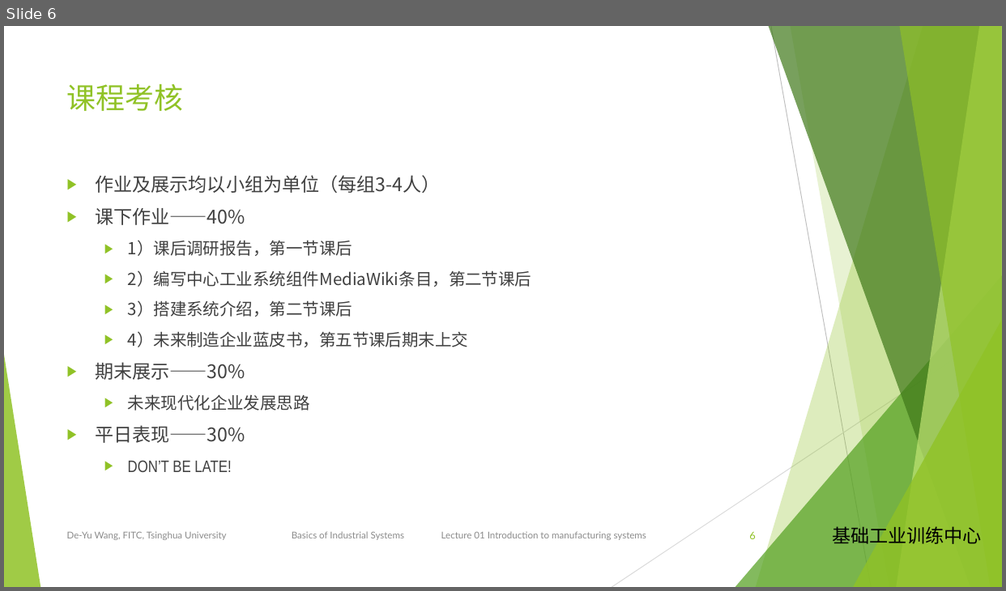
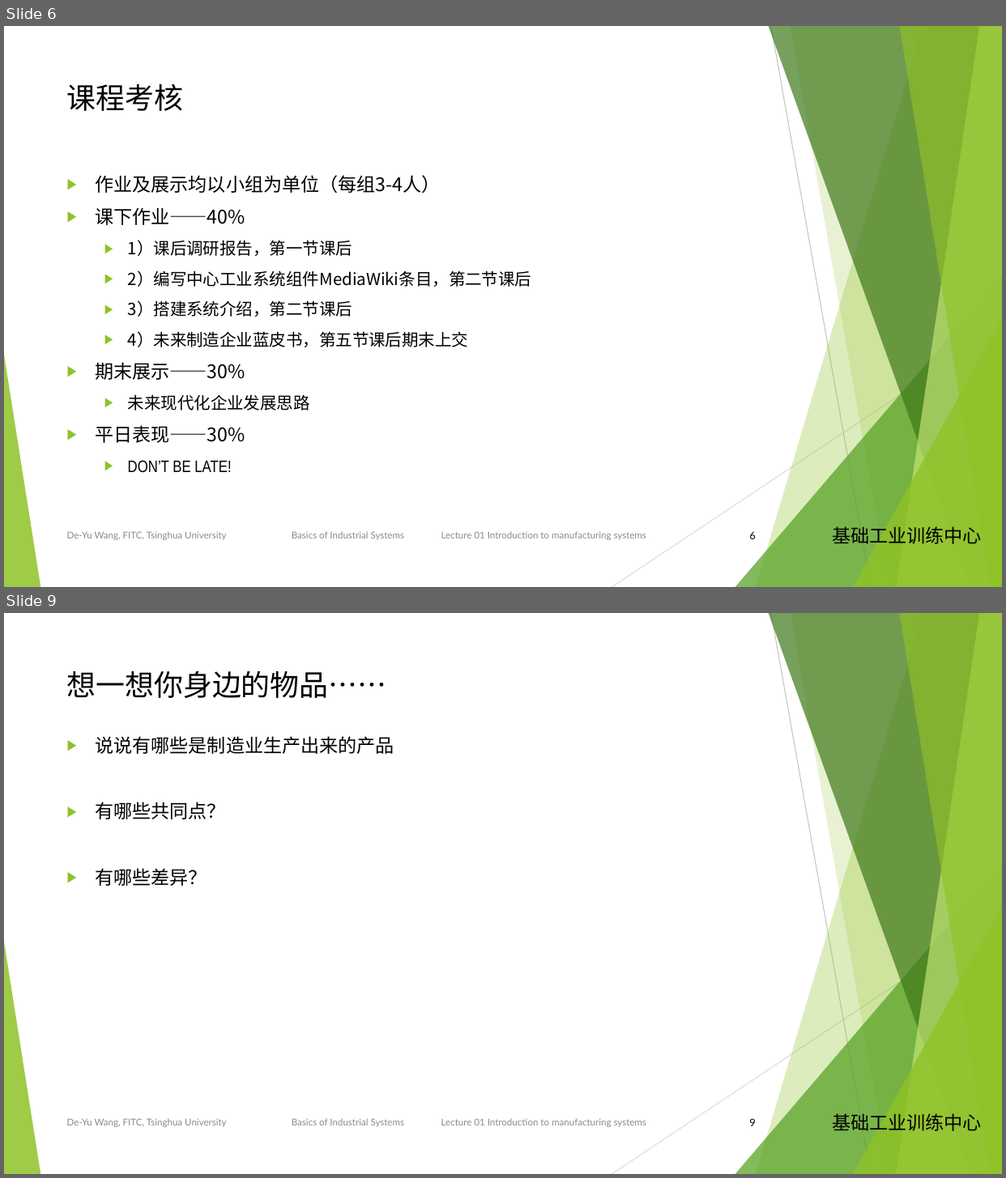
Before and after one commit to woodyme/i.center_my_workzone, a slide deck: 工业系统概论/课程方案/工业系统沙盘01-制造系统导言.pptx. Shown one above the other, each under a label of ours: slide 6 before the commit, slides 6 and 9 after it; the slides between them are not shown. The pictures are 1006x591 and 1006x1178 pixels, drawn with LibreOffice and Linux fonts; fonts in the diff are those of the drawing; background and template pictures are left out. Boxes give left, top, right and bottom in pixels: in the first picture for what was removed or moved away, otherwise in the second. Text is boxed around its words. In the diff, an @@ line names an element or a change of style, - is before the commit and + after.

Commit message:
update 工业系统沙盘 案例简介 及 01制造系统导言

```diff
--- a/工业系统概论/课程方案/工业系统沙盘01-制造系统导言.pptx
+++ b/工业系统概论/课程方案/工业系统沙盘01-制造系统导言.pptx
@@ slide 9 added at (4,613,1002,1174), background #F0FFC8; not listed: 12 template elements that a slide beside it also shows @@
@@ title added at (67,671,387,698), 28 pt, text #000000 @@
+想一想你身边的物品……
@@ text added at (95,736,394,886), 18 pt, text #000000 @@
+▶ 说说有哪些是制造业生产出来的产品
+▶ 有哪些共同点？
+▶ 有哪些差异？
@@ page number added at (749,1118,755,1127), 10 pt, text #000000 @@
+9
@@ slide 6 changed as well @@
@@ background #FFFFFF to #F0FFC8 @@
@@ title "课程考核" at (67,84,184,111): text colour #90C226 to #000000 @@
@@ text "作业及展示均以小组为单位（每组3-4人）" at (95,175,532,473): text colour #404040 to #000000 @@
@@ line (1002, 327) - (612, 587): stroke #D9D9D9 0.75 pt to #DDFF84 0.75 pt @@
@@ page number at (749,531,755,540): text colour #90C226 to #000000 @@
```
Also in this commit, not shown: 7 other slides changed, 7 other slides added, 2 slides removed, 2 other files.
